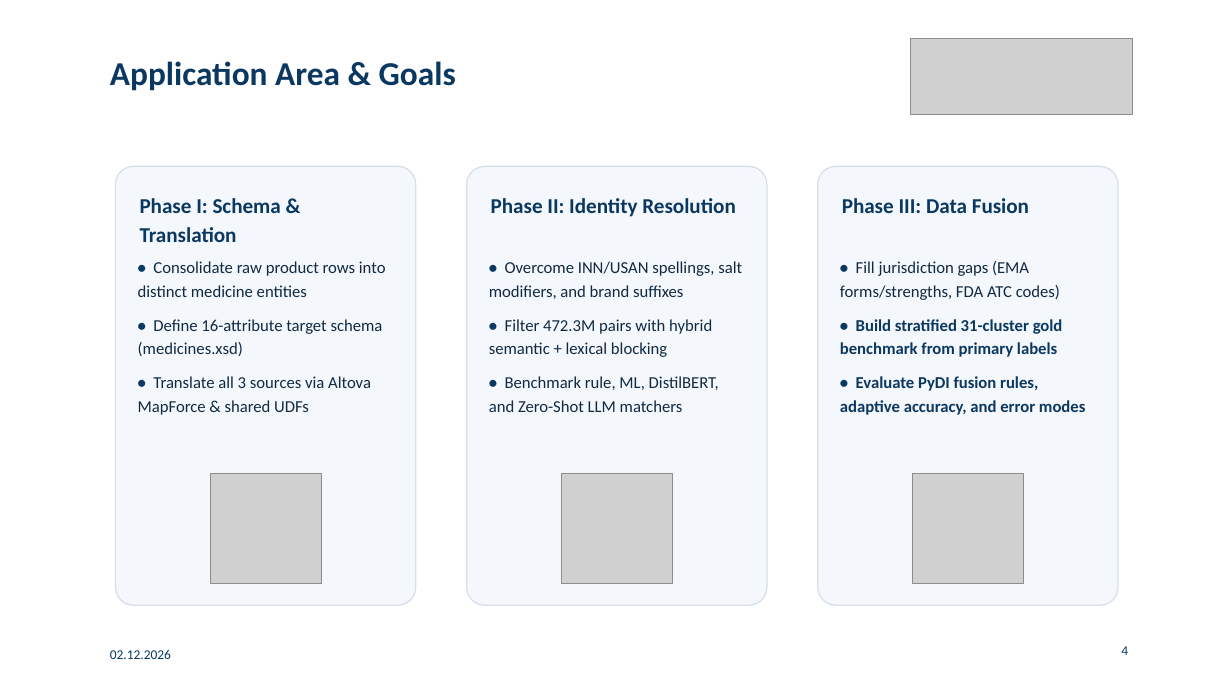
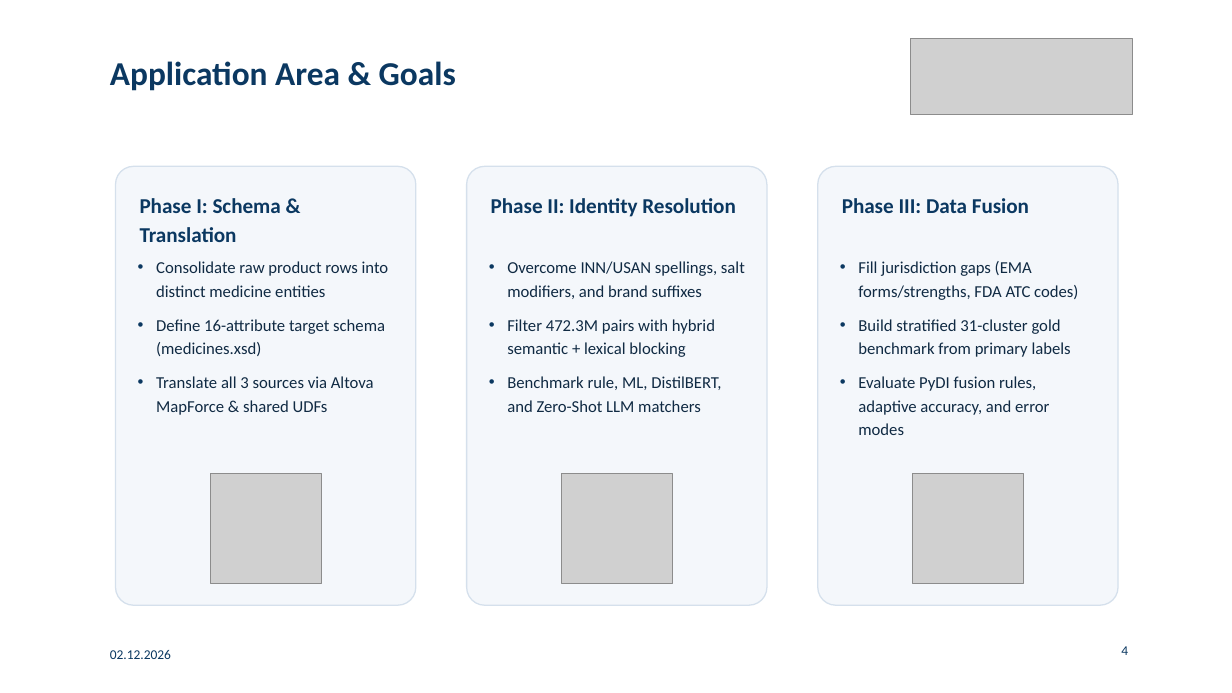
Before and after one commit to gabegagster/wdi-drug-integration, a slide deck: slide 4 of docs/presentation/wdi_drug_integration_presentation.pptx. Drawn at 1232x693 pixels with LibreOffice and Linux fonts; fonts in the diff are those of the drawing; grey boxes stand for pictures. Boxes give left, top, right and bottom in pixels: in the first picture for what was removed or moved away, otherwise in the second. Text is boxed around its words. In the diff, an @@ line names an element or a change of style, - is before the commit and + after.

```diff
--- a/docs/presentation/wdi_drug_integration_presentation.pptx
+++ b/docs/presentation/wdi_drug_integration_presentation.pptx
@@ text at (x1=156, y1=261, x2=389, y2=415): text changed @@
-• Consolidate raw product rows into distinct medicine entities
-• Define 16-attribute target schema (medicines.xsd)
-• Translate all 3 sources via Altova MapForce & shared UDFs
+• Consolidate raw product rows into distinct medicine entities
+• Define 16-attribute target schema (medicines.xsd)
+• Translate all 3 sources via Altova MapForce & shared UDFs
@@ text at (x1=507, y1=261, x2=745, y2=412): text changed @@
-• Overcome INN/USAN spellings, salt modifiers, and brand suffixes
-• Filter 472.3M pairs with hybrid semantic + lexical blocking
-• Benchmark rule, ML, DistilBERT, and Zero-Shot LLM matchers
+• Overcome INN/USAN spellings, salt modifiers, and brand suffixes
+• Filter 472.3M pairs with hybrid semantic + lexical blocking
+• Benchmark rule, ML, DistilBERT, and Zero-Shot LLM matchers
@@ text at (x1=858, y1=261, x2=1078, y2=435): text changed; text colour #0B3861 to #102A43; bold off @@
-• Fill jurisdiction gaps (EMA forms/strengths, FDA ATC codes)
-• Build stratified 31-cluster gold benchmark from primary labels
-• Evaluate PyDI fusion rules, adaptive accuracy, and error modes
+• Fill jurisdiction gaps (EMA forms/strengths, FDA ATC codes)
+• Build stratified 31-cluster gold benchmark from primary labels
+• Evaluate PyDI fusion rules, adaptive accuracy, and error modes
```
Also in this commit, not shown: 11 other slides changed, 1 other file.
